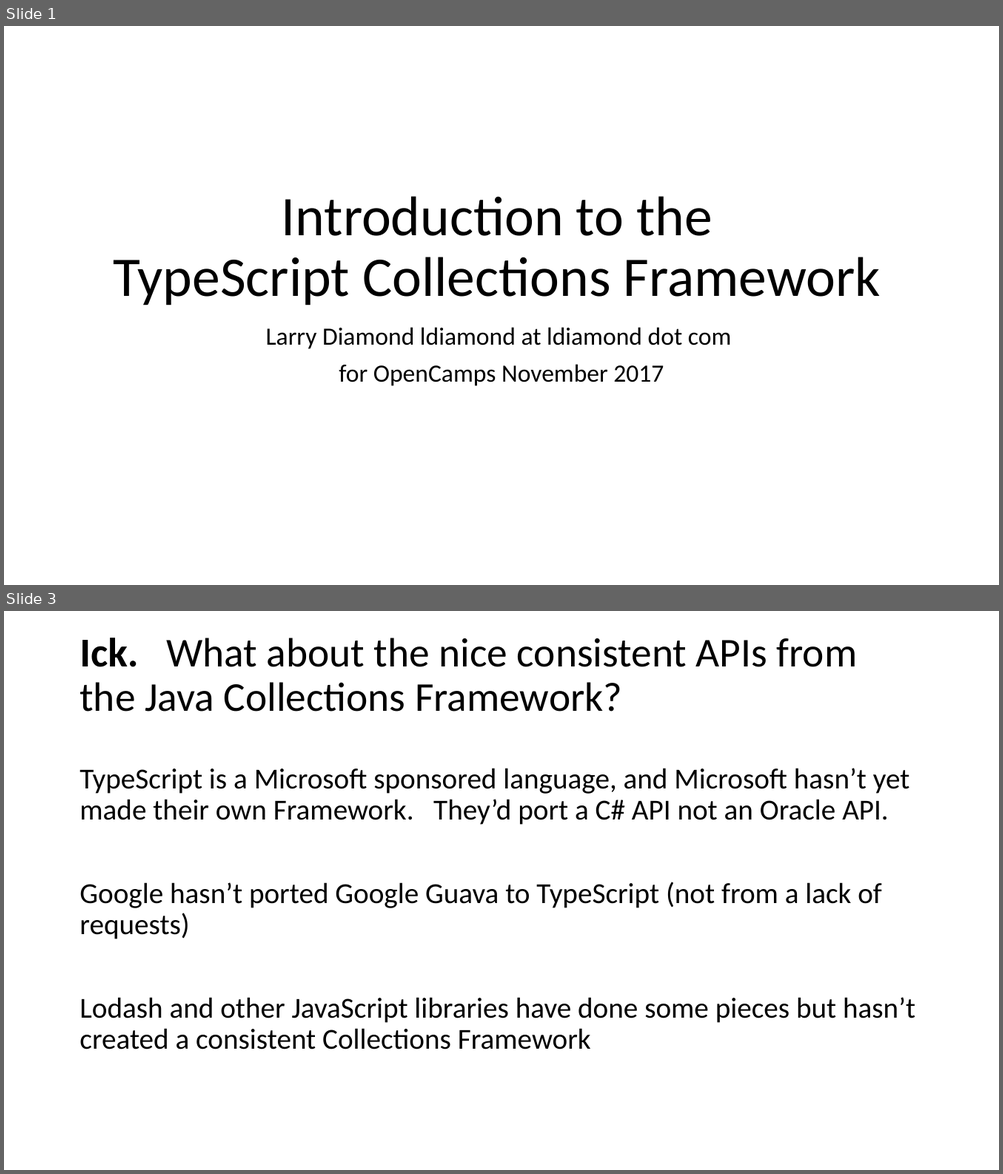
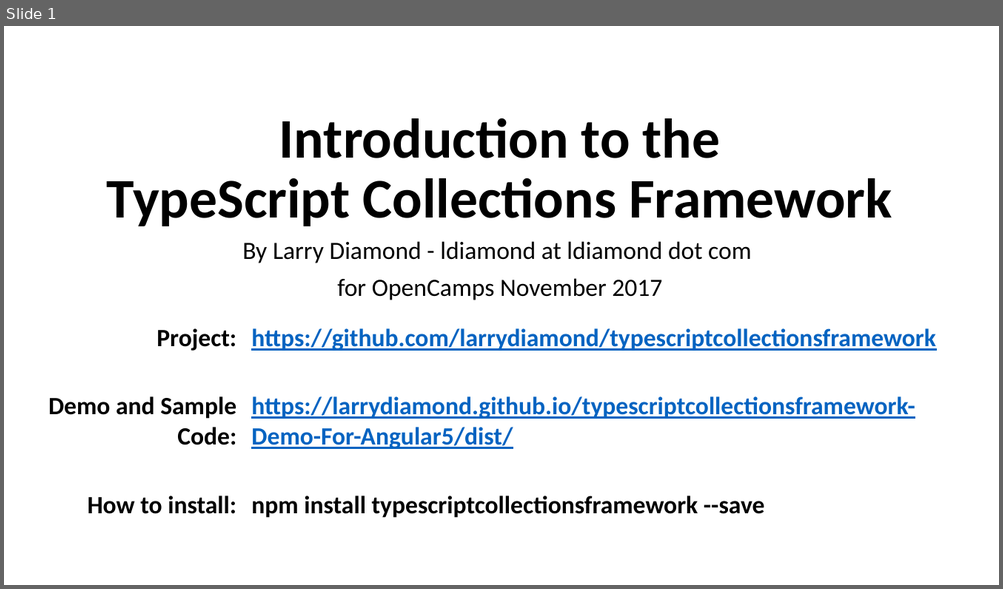
Before and after one commit to larrydiamond/typescriptcollectionsframework, a slide deck: IntroductionToTheTypeScriptCollectionFramework.pptx. Shown one above the other, each under a label of ours: slides 1 and 3 before the commit, slide 1 after it; the slides between them are not shown. The pictures are 1003x1174 and 1003x589 pixels, drawn with LibreOffice and Linux fonts; fonts in the diff are those of the drawing. Boxes give left, top, right and bottom in pixels: in the first picture for what was removed or moved away, otherwise in the second. Text is boxed around its words. In the diff, an @@ line names an element or a change of style, - is before the commit and + after.

```diff
--- a/IntroductionToTheTypeScriptCollectionFramework.pptx
+++ b/IntroductionToTheTypeScriptCollectionFramework.pptx
@@ slide 3 removed at bbox=[4, 611, 999, 1170], background #FFFFFF @@
@@ title removed at bbox=[79, 638, 857, 712] @@
-Ick. What about the nice consistent APIs from
-the Java Collections Framework?
@@ text removed at bbox=[79, 768, 915, 1050] @@
-TypeScript is a Microsoft sponsored language, and Microsoft hasn’t yet made their own Framework. They’d port a C# API not an Oracle API.
-Google hasn’t ported Google Guava to TypeScript (not from a lack of requests)
-Lodash and other JavaScript libraries have done some pieces but hasn’t created a consistent Collections Framework
@@ slide 1 changed as well @@
@@ title "Introduction to the TypeScript Collections ...": place and size @@
-title "Introduction to the TypeScript Collections ..." at bbox=[113, 196, 880, 306]
+title "Introduction to the TypeScript Collections ..." at bbox=[107, 118, 892, 227]
@@ title "Introduction to the TypeScript Collections ..." at bbox=[107, 118, 892, 227]: bold on @@
@@ subtitle "By Larry Diamond - ldiamond ...": place and size @@
-subtitle "By Larry Diamond - ldiamond ..." at bbox=[266, 327, 731, 386]
+subtitle "By Larry Diamond - ldiamond ..." at bbox=[242, 241, 751, 301]
@@ subtitle at bbox=[242, 241, 751, 264]: text changed @@
-Larry Diamond ldiamond at ldiamond dot com
+By Larry Diamond - ldiamond at ldiamond dot com
@@ table added at bbox=[20, 320, 973, 551], 3 rows, 2 columns @@
+Project: | https://github.com/larrydiamond/typescriptcollectionsframework
+Demo and Sample Code: | https://larrydiamond.github.io/typescriptcollectionsframework-Demo-For-Angular5/dist/
+How to install: | npm install typescriptcollectionsframework --save
```
Also in this commit, not shown: 2 other slides changed, 6 slides added, 3 other slides removed.
